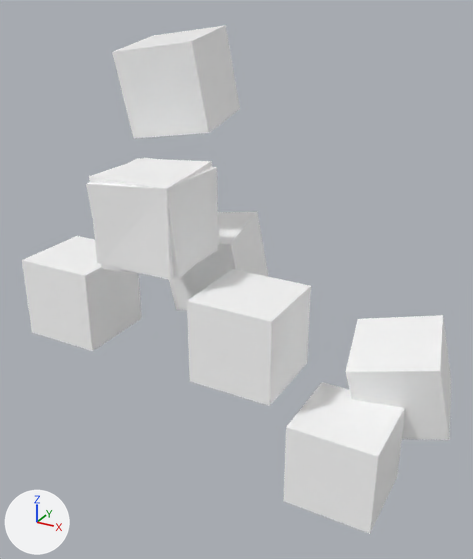
The glTF model Output/Node_Attribute/Node_Attribute_03.gltf as it was, and as the next commit left it.
Camera for both pictures: a camera (50 mm lens) standing at (4.2, -5.77, 2.31) and looking at (0.76, 0.48, -0.82). The lights are fixed; the arrows at lower left show +X, +Y and +Z. Where no turn or scale is listed for an object, it has been applied to the vertices.

The older version as bpy lines, for what is in view:
```python
me_mesh_0 = bpy.data.meshes.new('Mesh_0')
me_mesh_0.from_pydata(...)  # a box spanning x -0.5..0.5, y -0.5..0.5, z -0.5..0.5
me_mesh_0.materials.append(mat_material_0)  # white #ffffff
me_mesh_1 = bpy.data.meshes.new('Mesh_1')
me_mesh_1.from_pydata(...)  # a box spanning x -1.7..-0.7, y -0.5..0.5, z -1.7..-0.7
me_mesh_1.materials.append(mat_material_1)  # white #ffffff
me_mesh_2 = bpy.data.meshes.new('Mesh_2')
me_mesh_2.from_pydata(...)  # a box spanning x 0.7..1.7, y -0.5..0.5, z -1.7..-0.7
me_mesh_2.materials.append(mat_material_2)  # white #ffffff
me_mesh_3 = bpy.data.meshes.new('Mesh_3')
me_mesh_3.from_pydata(...)  # a box spanning x 1.9..2.9, y -0.5..0.5, z -2.9..-1.9
me_mesh_3.materials.append(mat_material_3)  # white #ffffff
me_mesh_5 = bpy.data.meshes.new('Mesh_5')
me_mesh_5.from_pydata(...)  # a box spanning x -1.7..-0.7, y -0.5..0.5, z -1.7..-0.7
me_mesh_5.materials.append(mat_material_5)  # white #ffffff
ob_node_0 = bpy.data.objects.new('Node_0', me_mesh_0)
ob_node_0.location = (0.0, 0.0, 0.0)
ob_node_0.rotation_euler = (-1.504, 0.0625, -1.504)  # degrees (-86, 3.6, -86)
ob_node_1 = bpy.data.objects.new('Node_1', me_mesh_1)
ob_node_1.parent = ob_node_0
ob_node_1.location = (0.0, 0.0, 0.0)
ob_node_1.rotation_euler = (-1.504, 0.0625, -1.504)  # degrees (-86, 3.6, -86)
ob_node_2 = bpy.data.objects.new('Node_2', me_mesh_2)
ob_node_2.parent = ob_node_0
ob_node_2.location = (0.0, 0.0, 0.0)
ob_node_2.rotation_euler = (-1.504, 0.0625, -1.504)  # degrees (-86, 3.6, -86)
ob_node_3 = bpy.data.objects.new('Node_3', me_mesh_3)
ob_node_3.parent = ob_node_2
ob_node_3.location = (0.0, 0.0, 0.0)
ob_node_3.rotation_euler = (-1.504, 0.0625, -1.504)  # degrees (-86, 3.6, -86)
ob_nodecontrol_1 = bpy.data.objects.new('NodeControl_1', me_mesh_5)
ob_nodecontrol_1.location = (0.0, 0.0, 0.0)
# also in view: 'NodeControl_3' at (2.4, 0.0, -2.4); 'NodeControl_2' at (1.2, 0.0, -1.2); 'NodeControl_0' at (0.0, 0.0, 0.0)
```
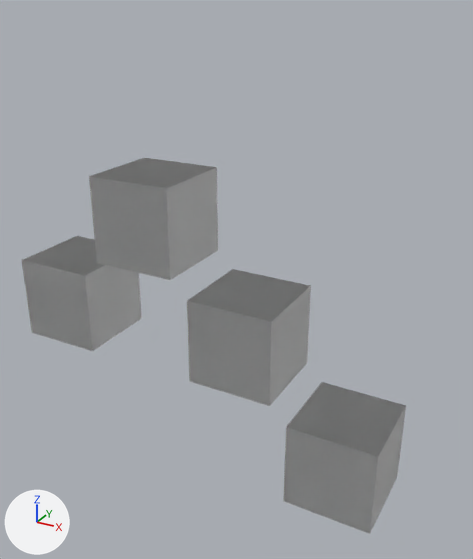
Pixel boxes (x1, y1, x2, y2) of what changed, in the pictures (473 x 559 px):
'Node_2', turned (not visible afterwards): before (112, 25, 240, 138)
'Node_3', turned (not visible afterwards): before (346, 315, 451, 440)
'Node_0', turned (not visible afterwards): before (86, 158, 220, 279)
'Node_1', turned (not visible afterwards): before (169, 212, 268, 311)

The change, as a list of edits to the scene's bpy script:
```text
Change ob_node_0:
    ob_node_0.rotation_euler: (-1.504, 0.0625, -1.504) -> (0.0, 0.0, 0.0)  # degrees (-86, 3.6, -86) -> degrees (0, 0, 0)
Change ob_node_1:
    ob_node_1.rotation_euler: (-1.504, 0.0625, -1.504) -> (0.0, 0.0, 0.0)  # degrees (-86, 3.6, -86) -> degrees (0, 0, 0)
Change ob_node_2:
    ob_node_2.rotation_euler: (-1.504, 0.0625, -1.504) -> (0.0, 0.0, 0.0)  # degrees (-86, 3.6, -86) -> degrees (0, 0, 0)
Change ob_node_3:
    ob_node_3.rotation_euler: (-1.504, 0.0625, -1.504) -> (0.0, 0.0, 0.0)  # degrees (-86, 3.6, -86) -> degrees (0, 0, 0)
```
